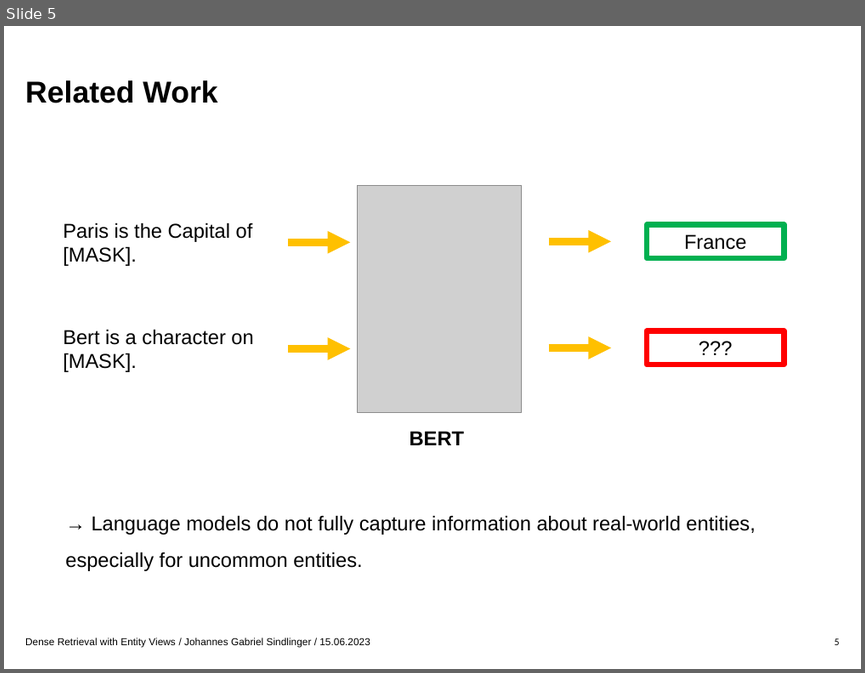
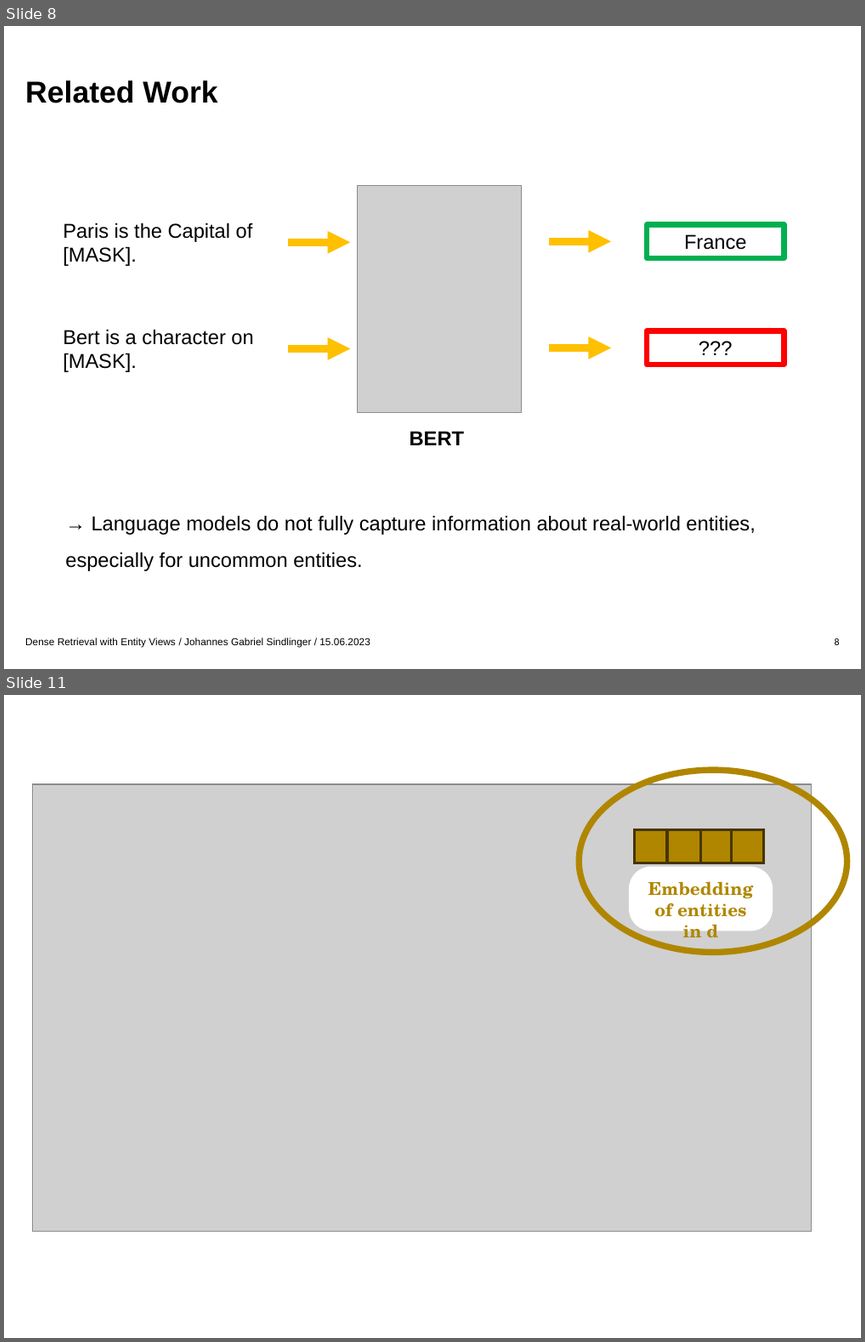
Before and after one commit to gsindlinger/Dense_Retrieval_With_Entities_Seminar, a slide deck: Präsentation.pptx. Shown one above the other, each under a label of ours: slide 5 before the commit, slides 8 and 11 after it; the slides between them are not shown. The pictures are 865x673 and 865x1342 pixels, drawn with LibreOffice and Linux fonts; fonts in the diff are those of the drawing; grey boxes stand for pictures; background and template pictures are left out. Boxes give left, top, right and bottom in pixels: in the first picture for what was removed or moved away, otherwise in the second. Text is boxed around its words. In the diff, an @@ line names an element or a change of style, - is before the commit and + after.

```diff
--- a/Präsentation.pptx
+++ b/Präsentation.pptx
@@ slide 11 added at (4, 695, 861, 1338), background #FFFFFF @@
@@ ellipse added at (579, 771, 847, 953), outline #B08600 5 pt @@
@@ picture added at (32, 784, 811, 1231) @@
@@ group added at (634, 830, 764, 862): 4 rectangles @@
@@ rounded rectangle added at (629, 867, 773, 930), fill #FFFFFF, 14 pt, text #B08600, bold @@
+Embedding of entities in d
@@ what was slide 5 is now slide 8 @@
@@ page number at (834, 638, 840, 645): text changed @@
-5
+8
```
Also in this commit, not shown: 6 slides changed, 20 other slides added, 22 other files.
